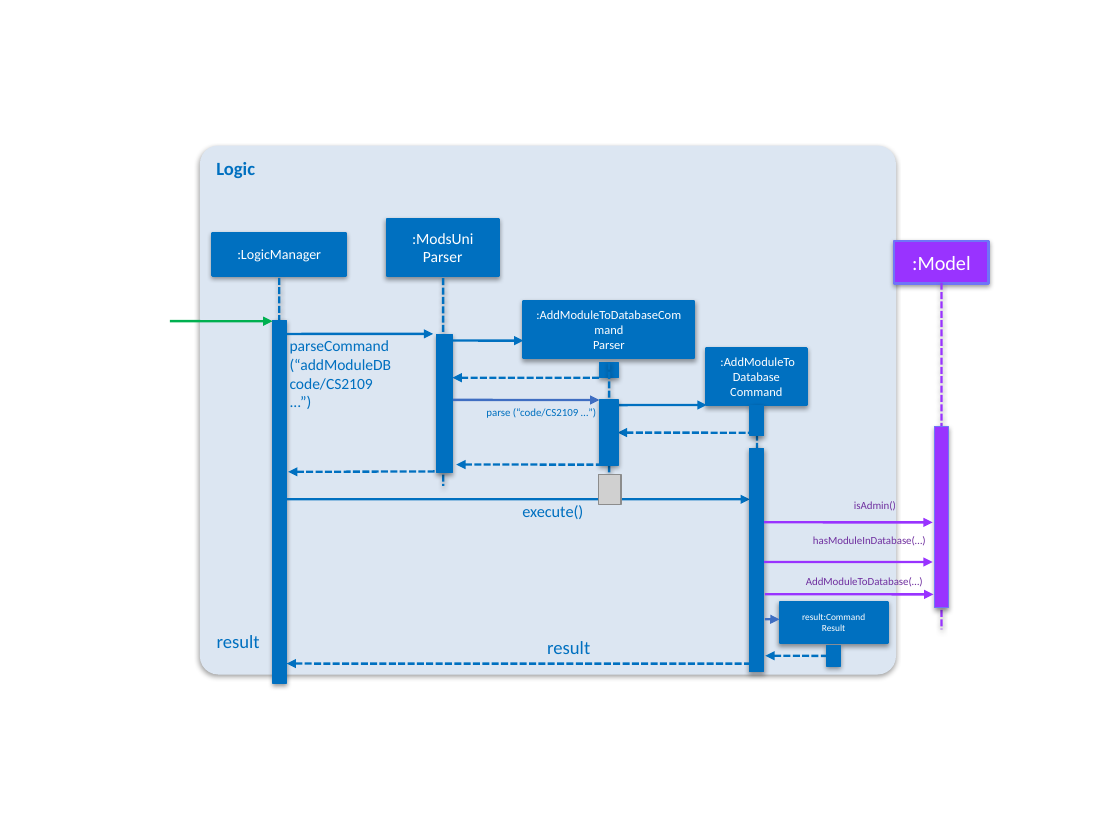
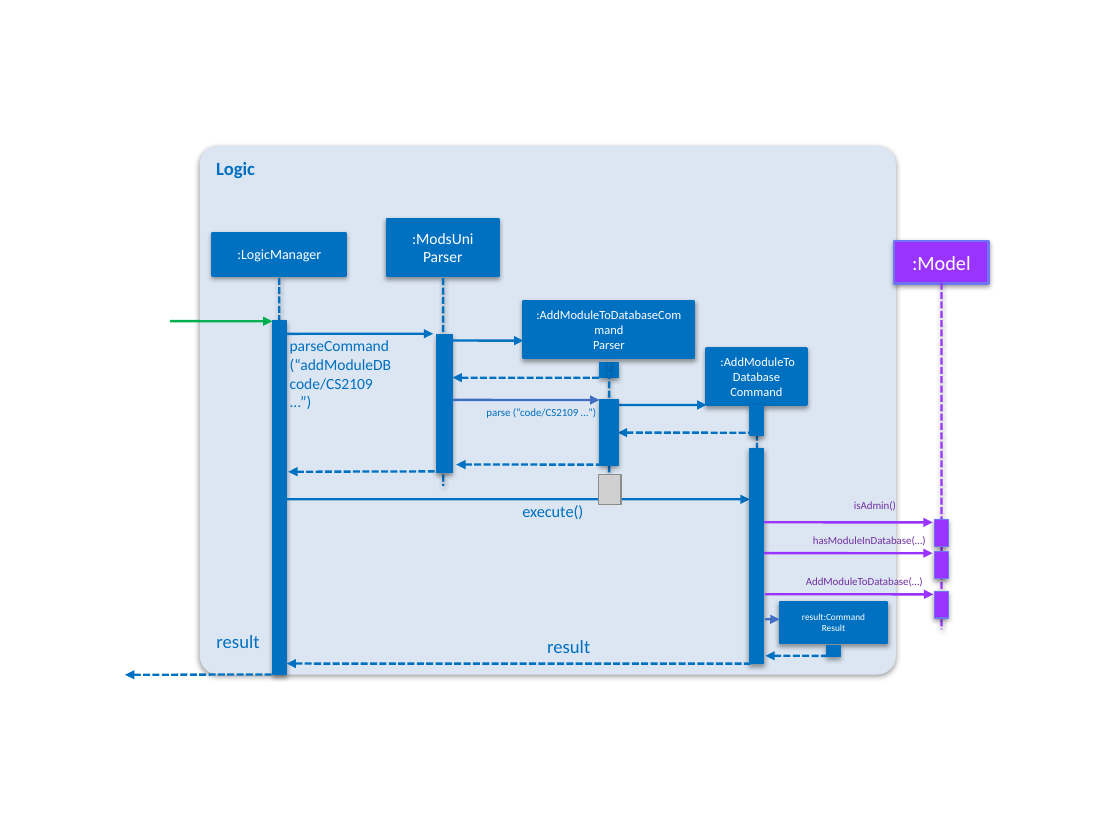
Before and after one commit to deming16/main, a slide deck: slide 2 of docs/diagrams/ModuleDatabaseManagementDiagrams.pptx. Drawn at 1120x840 pixels with LibreOffice and Linux fonts; fonts in the diff are those of the drawing; grey boxes stand for pictures. Boxes give left, top, right and bottom in pixels: in the first picture for what was removed or moved away, otherwise in the second. Text is boxed around its words. In the diff, an @@ line names an element or a change of style, - is before the commit and + after.

```diff
--- a/docs/diagrams/ModuleDatabaseManagementDiagrams.pptx
+++ b/docs/diagrams/ModuleDatabaseManagementDiagrams.pptx
@@ rectangle: place and size @@
-rectangle at [273, 320, 287, 682]
+rectangle at [273, 320, 287, 674]
@@ rectangle: place and size @@
-rectangle at [749, 448, 764, 671]
+rectangle at [749, 448, 764, 663]
@@ rectangle: place and size @@
-rectangle at [934, 427, 948, 607]
+rectangle at [934, 520, 948, 547]
@@ freeform shape: place and size @@
-freeform shape at [764, 562, 932, 562]
+freeform shape at [764, 553, 932, 553]
@@ rectangle added at [934, 551, 948, 578], fill #9933FF, outline #6F75F7 0.75 pt @@
@@ rectangle added at [934, 591, 948, 618], fill #9933FF, outline #6F75F7 0.75 pt @@
@@ rectangle: place and size @@
-rectangle at [827, 645, 840, 666]
+rectangle at [827, 645, 840, 656]
@@ freeform shape added at [125, 674, 272, 674], outline #0070C0 1.5 pt @@
```
Also in this commit, not shown: 5 other slides changed, 6 other files.
